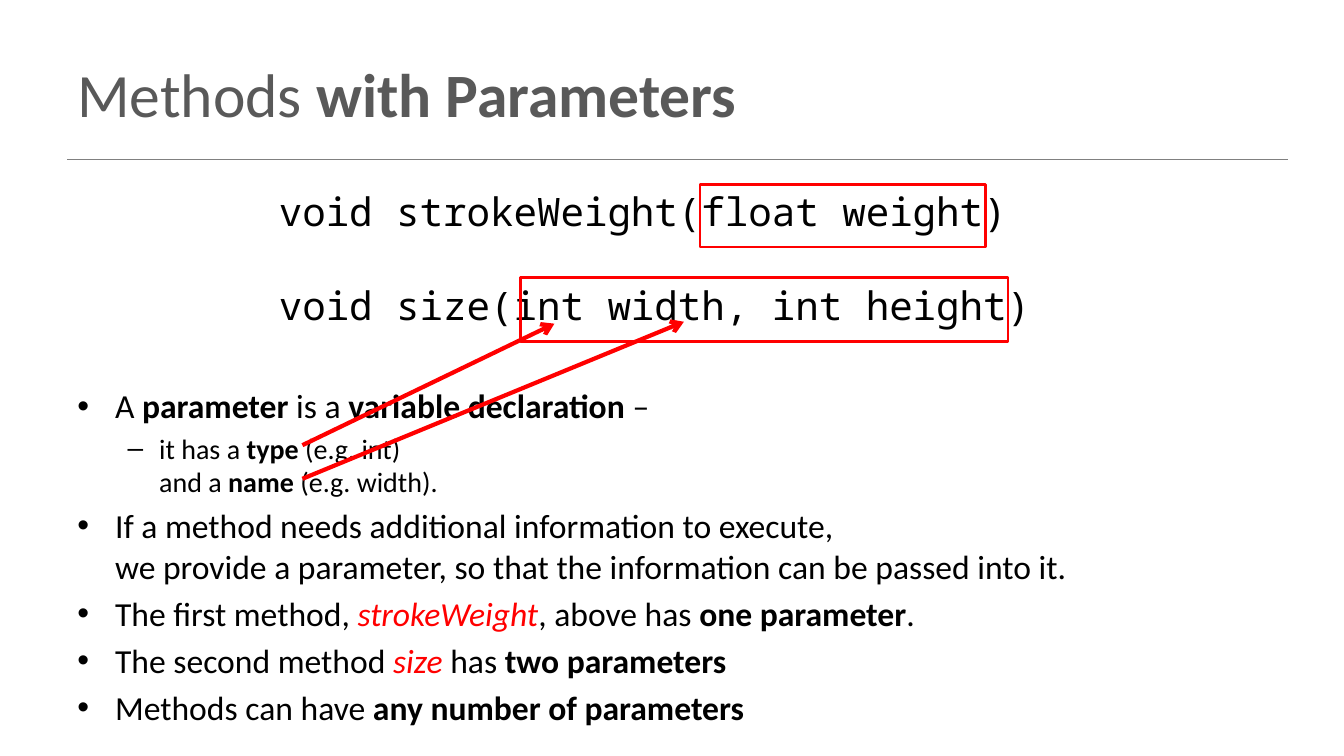
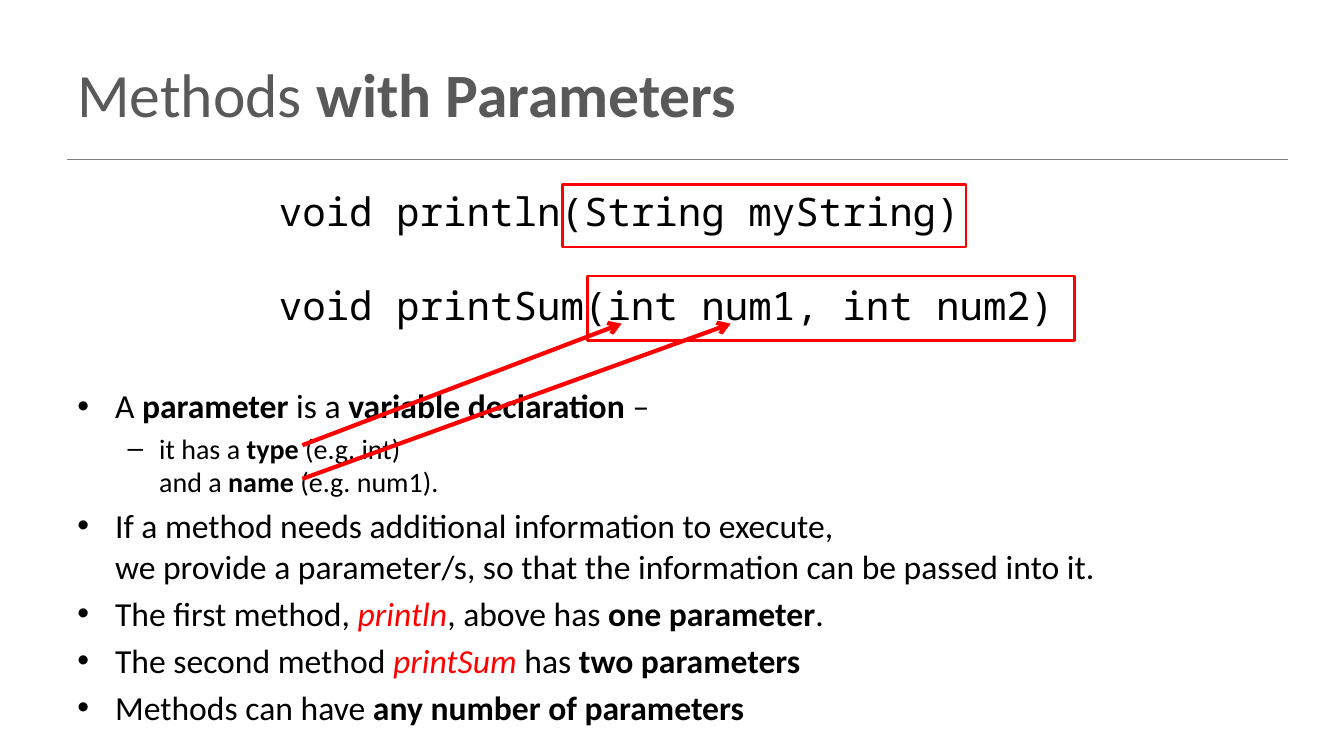
Before and after one commit to Programming-Fundamentals-SETU/prog-fund-1-sept-25, a slide deck: slide 18 of topic07-methods/unit-1/talk-0-methods-terminology/methods-terminology.pptx. Drawn at 1344x756 pixels with LibreOffice and Linux fonts; fonts in the diff are those of the drawing. Boxes give left, top, right and bottom in pixels: in the first picture for what was removed or moved away, otherwise in the second. Text is boxed around its words. In the diff, an @@ line names an element or a change of style, - is before the commit and + after.

Commit message:
first 2 slides

```diff
--- a/topic07-methods/unit-1/talk-0-methods-terminology/methods-terminology.pptx
+++ b/topic07-methods/unit-1/talk-0-methods-terminology/methods-terminology.pptx
@@ text at (279, 190, 1053, 331): text changed @@
-void strokeWeight(float weight)
-void size(int width, int height)
+void println(String myString)
+void printSum(int num1, int num2)
@@ rectangle: place and size @@
-rectangle at (700, 185, 985, 247)
+rectangle at (563, 185, 966, 247)
@@ rectangle: place and size @@
-rectangle at (521, 277, 1008, 342)
+rectangle at (588, 276, 1075, 341)
@@ arrow moved from (302, 479) - (684, 322) to (302, 479) - (731, 324) @@
@@ arrow moved from (302, 446) - (555, 324) to (302, 446) - (622, 324) @@
@@ text at (115, 436, 1094, 679): text changed @@
-  – it has a type (e.g. int)
-    and a name (e.g. width).
-• If a method needs additional information to execute,
-  we provide a parameter, so that the information can be passed into it.
-• The first method, strokeWeight, above has one parameter.
-• The second method size has two parameters
+  – it has a type (e.g. int)
+    and a name (e.g. num1).
+• If a method needs additional information to execute,
+  we provide a parameter/s, so that the information can be passed into it.
+• The first method, println, above has one parameter.
+• The second method printSum has two parameters
```
Also in this commit, not shown: 2 other slides changed, 10 other files.
